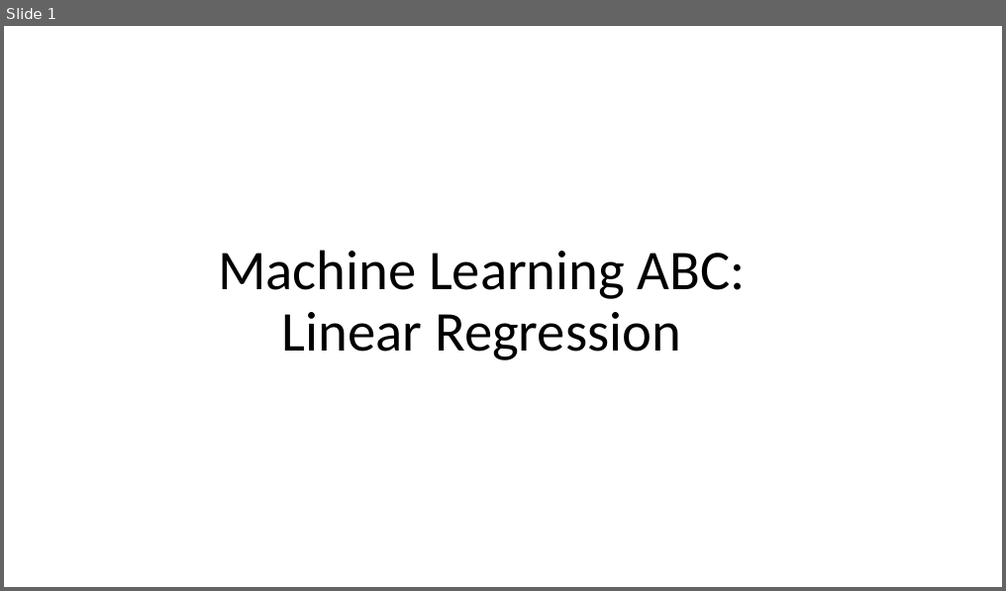
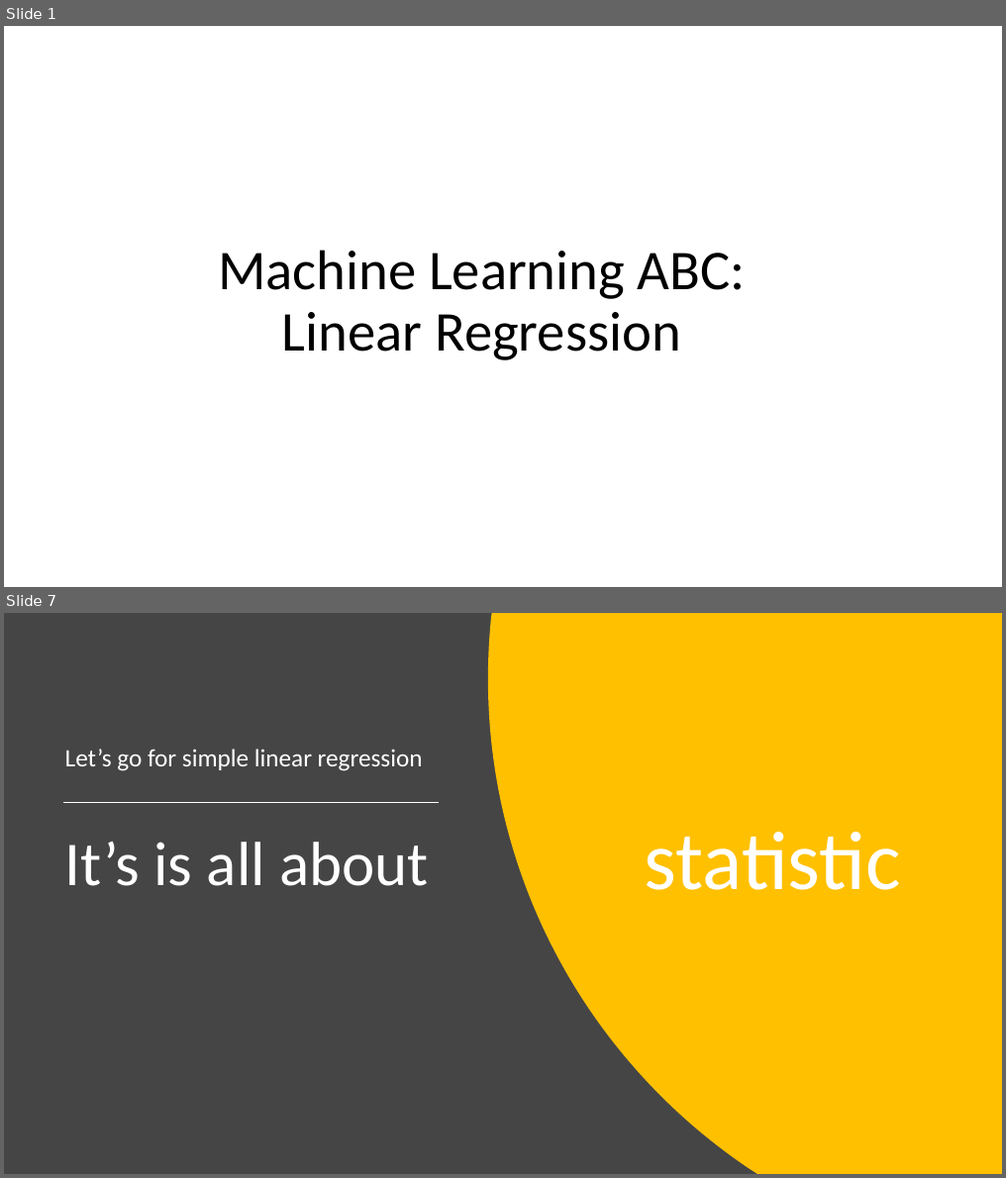
Before and after one commit to lekhasy/ML-presentation, a slide deck: presentation.pptx. Shown one above the other, each under a label of ours: slide 1 before the commit, slides 1 and 7 after it; the slides between them are not shown. The pictures are 1006x591 and 1006x1178 pixels, drawn with LibreOffice and Linux fonts; fonts in the diff are those of the drawing. Boxes give left, top, right and bottom in pixels: in the first picture for what was removed or moved away, otherwise in the second. Text is boxed around its words. In the diff, an @@ line names an element or a change of style, - is before the commit and + after.

```diff
--- a/presentation.pptx
+++ b/presentation.pptx
@@ slide 7 added at bbox=[4, 613, 1002, 1174], background #454545 @@
@@ freeform shape added at bbox=[488, 613, 1002, 1174], fill #FFC000 @@
@@ text added at bbox=[65, 749, 423, 771], 24 pt, text #FFFFFF @@
+Let’s go for simple linear regression
@@ line added from (63, 802) to (439, 802), #FFFFFF 1.5 pt @@
@@ title added at bbox=[65, 842, 429, 886], 60 pt, text #FFFFFF @@
+It’s is all about
@@ text added at bbox=[645, 832, 901, 890], 80 pt, text #FFFFFF @@
+statistic
```
Also in this commit, not shown: 4 slides changed, 7 other slides added, 2 slides removed.
